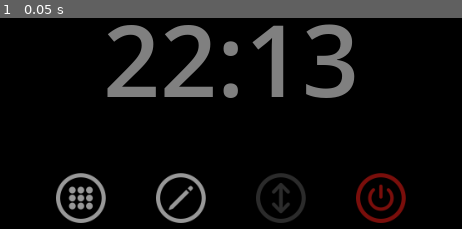
Above: before the commit, frame 1.
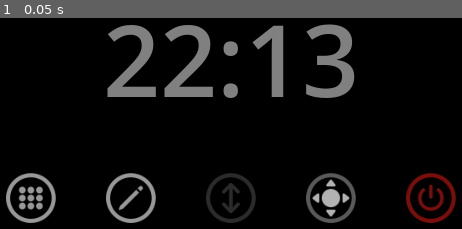
Above: after the commit, the same moment.

Repository: Brunz/VTK
Game: Godot game, scene res://control.tscn
Same seed, same stepped clock (60 frames per second), same inputs: the game is played once before the commit and once after it.
Inputs:
- Up to frame 1 (0.05 s): no input

The runs differ from the first frame. In frame 1, 8.8% of the frame differs, in the area x 1-99%, y 73-98%.

Commit message:
enable DPAD from HOME

Diff:
--- a/vtkProject/KeyboardHelper.gd
+++ b/vtkProject/KeyboardHelper.gd
@@ -15,7 +15,7 @@
 	"base":[
 		[
 			Tasto.new("ESC", "KEY 1"), Tasto.new("F1", "KEY 59"), Tasto.new("F2", "KEY 60"), Tasto.new("F3", "KEY 61"),
-			Tasto.new("F4", "KEY 62"), Tasto.new("F5", "KEY 63"), Tasto.new("SLK", "KEY 70"), Tasto.new("✜", "DPAD"),
+			Tasto.new("F4", "KEY 62"), Tasto.new("F5", "KEY 63"), Tasto.new("F6", "KEY 64"), Tasto.new("SLK", "KEY 70"),
 			Tasto.new("□", "HOME"), Tasto.new("⌫", "KEY 14")
 		],
 		[
@@ -45,7 +45,7 @@
 	],
 	"baseShift": [
 		[
-			Tasto.new("F6", "KEY 64"), Tasto.new("F7", "KEY 65"), Tasto.new("F8", "KEY 66"), Tasto.new("F9", "KEY 67"),
+			Tasto.new("ESC", "KEY 1"), Tasto.new("F7", "KEY 65"), Tasto.new("F8", "KEY 66"), Tasto.new("F9", "KEY 67"),
 			Tasto.new("F10", "KEY 68"), Tasto.new("F11", "KEY 87"), Tasto.new("F12", "KEY 88"), Tasto.new("TAB", "KEY 15"),
 			Tasto.new("□", "HOME"), Tasto.new("⌫", "KEY 14")
 		],
--- a/vtkProject/control.gd
+++ b/vtkProject/control.gd
@@ -143,9 +143,6 @@
 				else:
 					var butt = KeyboardHelper.createButton(tasto, hb, separatore, sensibility, layoutAttuale)
 					butt.pressed.connect(_on_tasto_premuto.bind(tasto, butt))
-					if butt.has_meta("DPAD") and butt.get_meta("DPAD") == "DPAD":
-						if bg_reader.is_listening == true:
-							butt.add_theme_color_override("font_color", Color.GREEN)
 					hbox_riga.add_child(butt)
 		container_verticale.add_child(hbox_riga)
 
@@ -203,13 +200,6 @@
 		layoutAttuale = "base"
 		self.cleanKeyboard()
 		self.drawClock()
-	elif tasto.code == "DPAD":
-		if bg_reader.is_listening == true:
-			bg_reader.set_listening(false)
-			button.add_theme_color_override("font_color", Color.WHITE_SMOKE)
-		else:
-			bg_reader.set_listening(true)
-			button.add_theme_color_override("font_color", Color.GREEN)
 	else:
 		invia_comando(tasto.code)
 func _on_mouse_mosso(x: int, y:int):
@@ -306,13 +296,19 @@
 
 	contenitore_bottoni.add_theme_constant_override("separation", 20)
 
+	var imgArrows = "arrowsOff.png";
+	if bg_reader != null && bg_reader.is_listening == true:
+		imgArrows = "arrowsOn.png";
+
+
 	var icons = [["keyboard.png", Color(1.0, 1.0, 1.0, 0.7), 50, "keyb"],
 				["touch.png", Color(1.0, 1.0, 1.0, 0.7), 50, "touch"],
 				["tate.png", Color(1.0, 1.0, 1.0, 0.7), 50, "tate"],
+				[imgArrows, Color(1.0, 1.0, 1.0, 0.7), 50, "arrows"],
 				["power.png", Color(0.623, 0.075, 0.059, 0.9), 50, "power"]]
 
 	var index = 0
-	for i in range(4):
+	for i in range(5):
 		var bottone = self.getButtonHome(icons[i])
 		if(index == 2):
 			if self.canVertical == false or appID == "":
@@ -336,7 +332,7 @@
 	bottone.add_theme_color_override("icon_disabled_color", Color(1.0, 1.0, 1.0, 0.2))
 	bottone.add_theme_color_override("icon_normal_color", icons[1])
 	bottone.icon_alignment = HorizontalAlignment.HORIZONTAL_ALIGNMENT_CENTER
-	bottone.pressed.connect(_on_bottone_premuto.bind(icons[3]))
+	bottone.pressed.connect(_on_bottone_premuto.bind(icons[3], bottone))
 	bottone.icon = texture_icona
 	bottone.material = CanvasItemMaterial.new()
 
@@ -363,7 +359,7 @@
 		# Aggiunge il bottone al contenitore
 		contenitore_bottoni.add_child(bottone)
 
-func _on_bottone_premuto(key: String) -> void:
+func _on_bottone_premuto(key: String, button:Button) -> void:
 	if key == "keyb":
 		layoutAttuale = "base"
 		self.cleanClockPage()
@@ -404,6 +400,15 @@
 		get_tree().quit()
 	elif key == "powertate":
 		get_tree().quit()
+	elif key == "arrows":
+		if bg_reader.is_listening == true:
+			bg_reader.set_listening(false)
+			var texture_icona = load("res://arrowsOff.png")
+			button.icon = texture_icona
+		else:
+			bg_reader.set_listening(true)
+			var texture_icona = load("res://arrowsOn.png")
+			button.icon = texture_icona
 func cleanClockPage():
 	for figlio in get_children():
 		if figlio != container_verticale:
Binary file added: vtkProject/arrowsOff.png
Not shown, added: vtkProject/arrowsOff.png.import
Binary file added: vtkProject/arrowsOn.png
Not shown, added: vtkProject/arrowsOn.png.import
Not shown, changed: otherFiles/VTK/vtk.pck
